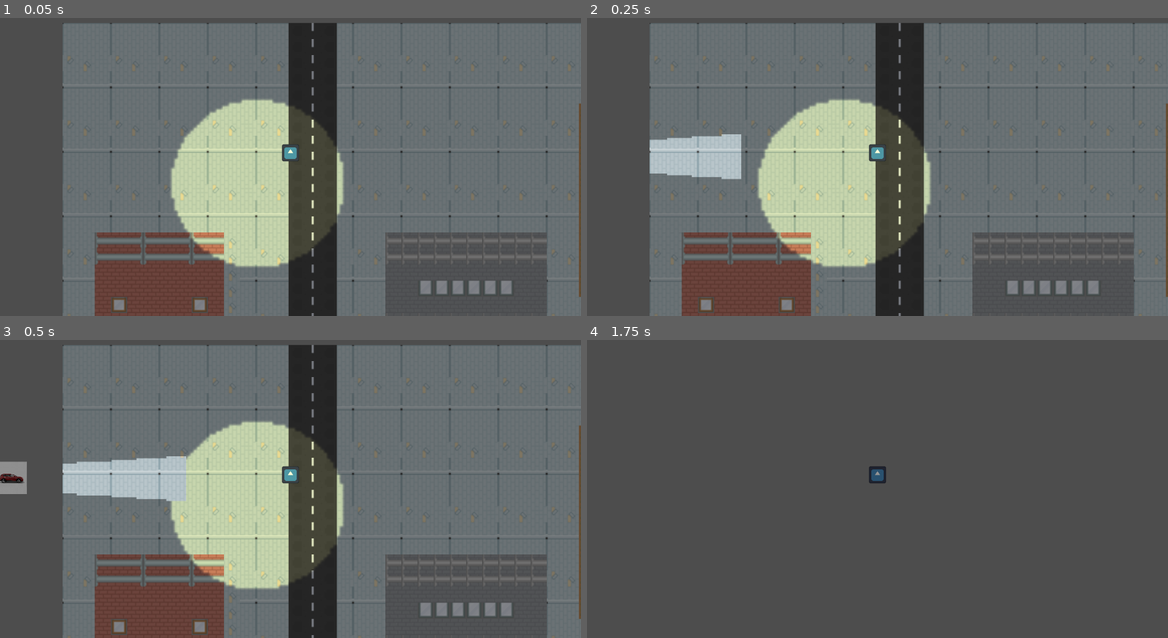
Above: before the commit, frames 1-4 (two rows, left to right).
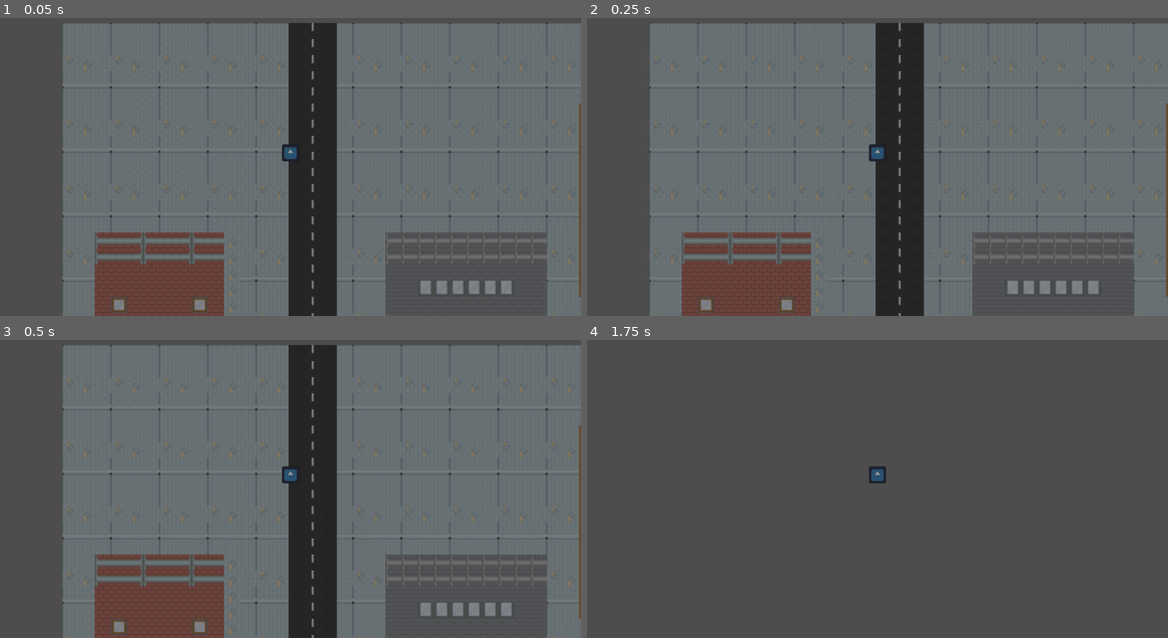
Above: after the commit, the same moments.

Repository: Tigeagle2/Team_Two_Game_Group_C
Game: Godot game, scene res://Scenes/main_scene.tscn
The game is run twice, just before and just after one commit, with the same random seed, the same clock (stepped at 60 frames per second) and the same inputs. The engine's default icon, where the game draws it, is replaced by a stand-in: a white triangle on a blue panel in a dark square.
Inputs:
- Up to frame 1 (0.05 s): no input
- Up to frame 2 (0.25 s): no input
- Up to frame 3 (0.5 s): no input
- Up to frame 4 (1.75 s): hold W (north) from 0.53 s (still down)

The runs differ from the first frame. In frame 1, 13% of the frame differs, in the area x 29-60%, y 27-84%; in frame 2, 15%; in frame 3, 16%, in the area x 0-60%, y 27-84%; in frame 4, nothing differs.

Commit message:
resized the west car sprite, and worked on other small stuff

Diff:
--- a/Scenes/car.tscn
+++ b/Scenes/car.tscn
@@ -1,7 +1,7 @@
 [gd_scene load_steps=5 format=3 uid="uid://d11q6c75rbchr"]
 
 [ext_resource type="Script" uid="uid://dbb635aqiu4ia" path="res://Scripts/car.gd" id="1_go66d"]
-[ext_resource type="Texture2D" uid="uid://d4icev453luho" path="res://Assets/car.png" id="2_go66d"]
+[ext_resource type="Texture2D" uid="uid://bis8vumkt8j6c" path="res://Assets/sprites/CarW.png" id="2_1sfmx"]
 [ext_resource type="Texture2D" uid="uid://dpgt2k2a5kddj" path="res://Assets/headlight.png" id="3_1sfmx"]
 
 [sub_resource type="RectangleShape2D" id="RectangleShape2D_go66d"]
@@ -18,7 +18,7 @@
 
 [node name="Sprite2D" type="Sprite2D" parent="."]
 scale = Vector2(0.07380952, 0.07380952)
-texture = ExtResource("2_go66d")
+texture = ExtResource("2_1sfmx")
 
 [node name="CollisionShape2D" type="CollisionShape2D" parent="."]
 shape = SubResource("RectangleShape2D_go66d")
@@ -29,6 +29,7 @@
 
 [node name="headlight_top" type="PointLight2D" parent="headlights"]
 scale = Vector2(0.99999994, 0.99999994)
+color = Color(1, 1, 0.5529412, 1)
 blend_mode = 2
 shadow_item_cull_mask = 3
 texture = ExtResource("3_1sfmx")
@@ -36,5 +37,6 @@
 [node name="headlight_bottom" type="PointLight2D" parent="headlights"]
 position = Vector2(-1.5258789e-05, 154.66669)
 scale = Vector2(0.9999999, 0.9999999)
+color = Color(1, 1, 0.5529412, 1)
 blend_mode = 2
 texture = ExtResource("3_1sfmx")
--- a/Scenes/main_scene.tscn
+++ b/Scenes/main_scene.tscn
@@ -16,12 +16,12 @@
 metadata/_edit_lock_ = true
 
 [node name="street_light" parent="streetlights" instance=ExtResource("2_6l7je")]
-position = Vector2(405, 312)
+position = Vector2(488, 935)
 
 [node name="CanvasModulate" type="CanvasModulate" parent="."]
 position = Vector2(429, 308)
 color = Color(0.58103293, 0.581033, 0.58103275, 1)
 
 [node name="car_spawner" parent="." instance=ExtResource("4_x6ack")]
-position = Vector2(-164, 264)
+position = Vector2(-22, 926)
 direction = "EAST"
--- a/Scenes/street_light.tscn
+++ b/Scenes/street_light.tscn
@@ -9,8 +9,8 @@
 width = 66
 height = 66
 fill = 1
-fill_from = Vector2(0.45794392, 0.5186916)
-fill_to = Vector2(0.1635514, 0.22167055)
+fill_from = Vector2(0.5, 0.5)
+fill_to = Vector2(0.48598132, 0.098130845)
 
 [node name="street_light" type="PointLight2D"]
 scale = Vector2(6.340199, 6.1562495)
Binary file changed: Assets/sprites/CarW.png
